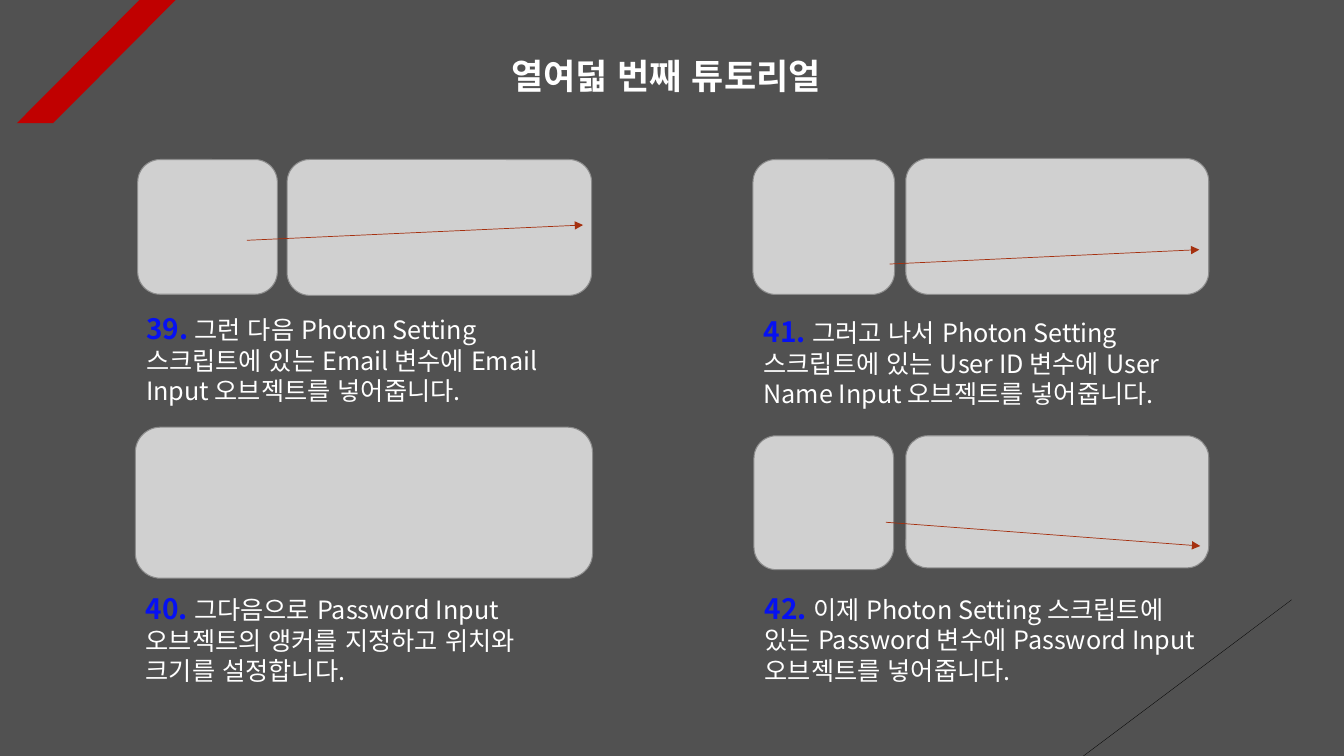
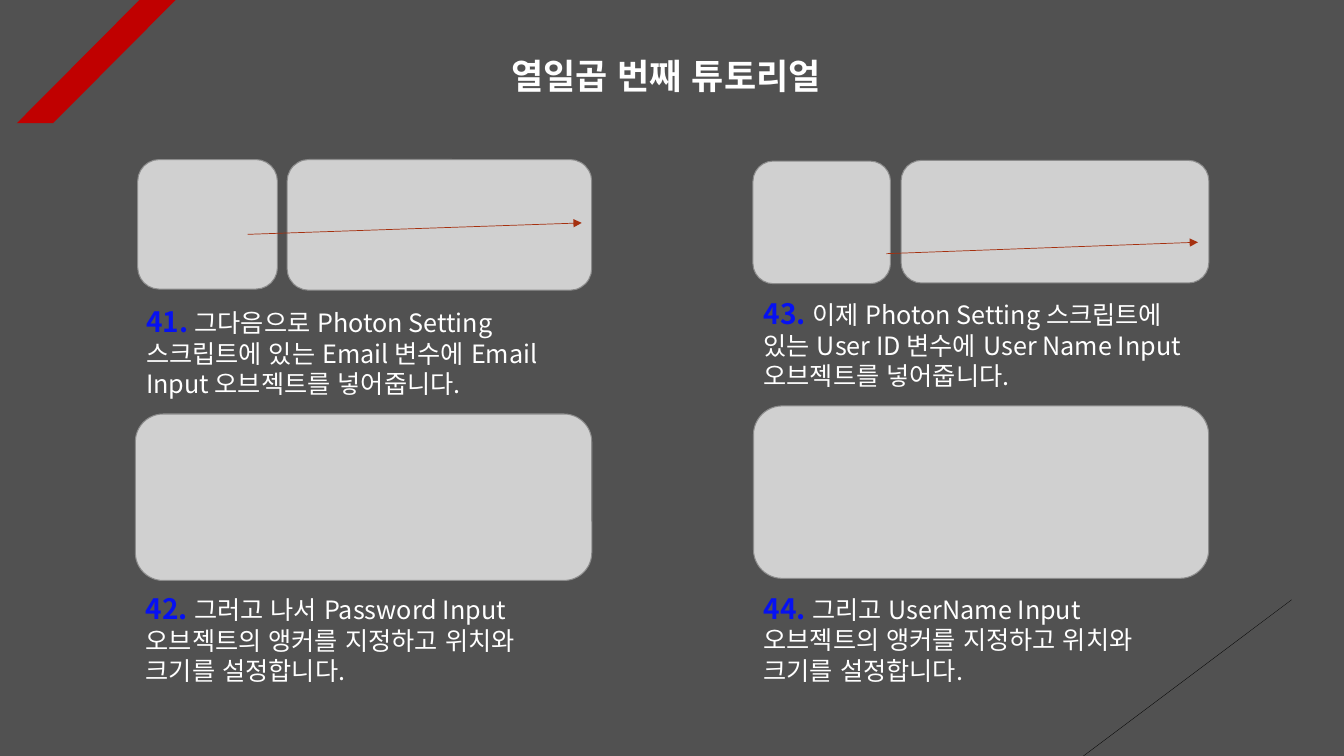
Before and after one commit to 7433jun/PhotonServer, a slide deck: slide 17 of Assets/PPT Data/Photon PlayFab.pptx (slide 18 before the commit). Drawn at 1344x756 pixels with LibreOffice and Linux fonts; fonts in the diff are those of the drawing; grey boxes stand for pictures. Boxes give left, top, right and bottom in pixels: in the first picture for what was removed or moved away, otherwise in the second. Text is boxed around its words. In the diff, an @@ line names an element or a change of style, - is before the commit and + after.

```diff
--- a/Assets/PPT Data/Photon PlayFab.pptx
+++ b/Assets/PPT Data/Photon PlayFab.pptx
@@ text at [512, 59, 821, 92]: text changed @@
-열여덟 번째 튜토리얼
+열일곱 번째 튜토리얼
@@ picture: place and size @@
-picture at [138, 159, 278, 294]
+picture at [138, 159, 278, 289]
@@ picture: place and size @@
-picture at [287, 159, 592, 295]
+picture at [287, 159, 592, 290]
@@ picture: place and size @@
-picture at [753, 159, 894, 294]
+picture at [753, 161, 890, 284]
@@ picture: place and size @@
-picture at [906, 158, 1210, 294]
+picture at [901, 160, 1209, 283]
@@ arrow moved from (247, 240) - (583, 225) to (248, 235) - (582, 223) @@
@@ arrow moved from (890, 264) - (1200, 250) to (886, 254) - (1199, 242) @@
@@ text at [146, 311, 537, 399]: text changed @@
-39. 그런 다음 Photon Setting 스크립트에 있는 Email 변수에 Email Input 오브젝트를 넣어줍니다.
+41. 그다음으로 Photon Setting 스크립트에 있는 Email 변수에 Email Input 오브젝트를 넣어줍니다.
@@ text at [764, 303, 1181, 387]: text changed @@
-41. 그러고 나서 Photon Setting 스크립트에 있는 User ID 변수에 User Name Input 오브젝트를 넣어줍니다.
+43. 이제 Photon Setting 스크립트에 있는 User ID 변수에 User Name Input 오브젝트를 넣어줍니다.
@@ picture: place and size @@
-picture at [135, 427, 593, 579]
+picture at [135, 414, 592, 581]
@@ picture: place and size @@
-picture at [906, 436, 1210, 568]
+picture at [753, 406, 1209, 579]
@@ picture removed at [754, 436, 894, 570] @@
@@ arrow removed from (886, 522) to (1201, 546) @@
@@ text at [146, 598, 515, 682]: text changed @@
-40. 그다음으로 Password Input 오브젝트의 앵커를 지정하고 위치와 크기를 설정합니다.
+42. 그러고 나서 Password Input 오브젝트의 앵커를 지정하고 위치와 크기를 설정합니다.
@@ text at [764, 598, 1133, 682]: text changed @@
-42. 이제 Photon Setting 스크립트에 있는 Password 변수에 Password Input 오브젝트를 넣어줍니다.
+44. 그리고 UserName Input 오브젝트의 앵커를 지정하고 위치와 크기를 설정합니다.
```
Also in this commit, not shown: 6 other slides changed, 2 slides removed, 45 other files.
